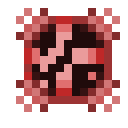
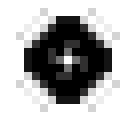
Revision of a layered w=128, h=128 image; what changed, layer by layer:
added layer "curse_magic.png" above "phantom star 00" over <box>16,8,120,112</box>
hid "nohealing.png" over <box>24,16,104,96</box>
hid "meat" over <box>16,8,120,112</box>
